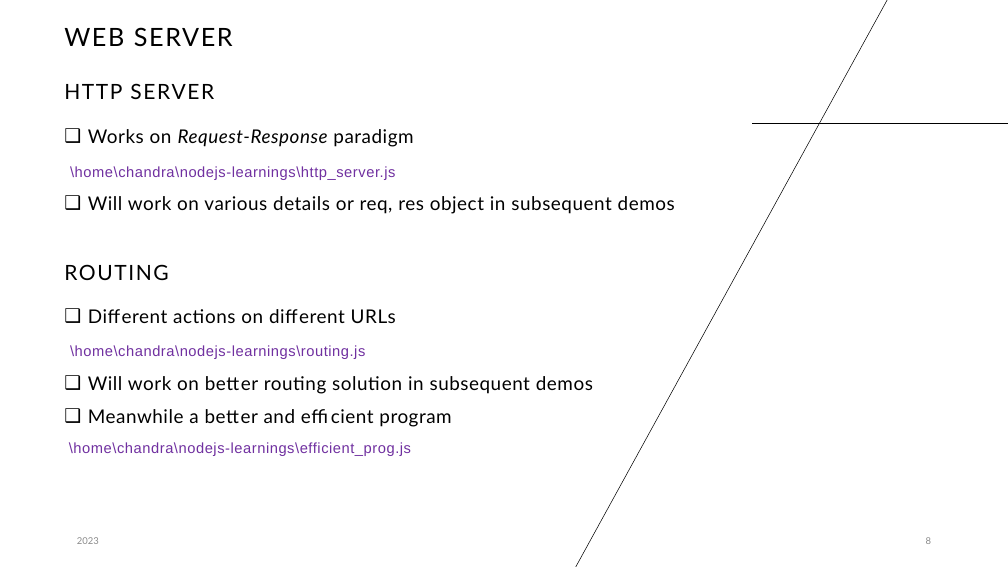
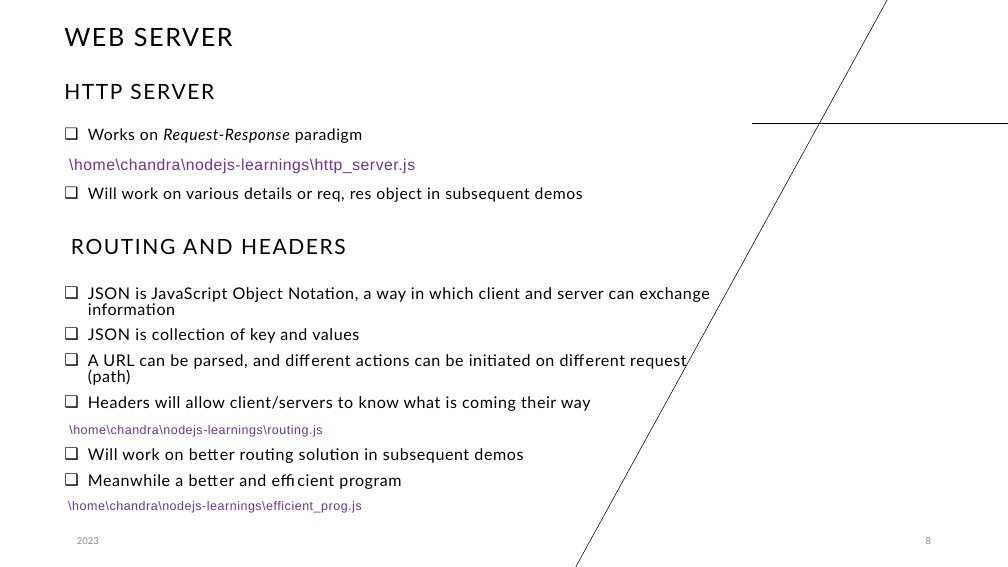
Before and after one commit to cbagade/devops_tutorials, a slide deck: slide 8 of nodejs-learnings/nodejs_learnings.pptx. Drawn at 1008x567 pixels with LibreOffice and Linux fonts; fonts in the diff are those of the drawing. Boxes give left, top, right and bottom in pixels: in the first picture for what was removed or moved away, otherwise in the second. Text is boxed around its words. In the diff, an @@ line names an element or a change of style, - is before the commit and + after.

```diff
--- a/nodejs-learnings/nodejs_learnings.pptx
+++ b/nodejs-learnings/nodejs_learnings.pptx
@@ text "Works on Request-Response paradigm" at <box>69,128,583,202</box>: size 18 to 15 pt in "Works on Request-Response paradigm", "Will work on various details or req, ..."; size 14 to 15 pt in "\home\chandra\nodejs-learnings\http_server.js" @@
@@ text at <box>71,238,346,254</box>: text changed @@
-ROUTING
+ROUTING AND HEADERS
@@ text "JSON is JavaScript Object Notation, ...": place and size @@
-text "JSON is JavaScript Object Notation, ..." at <box>69,309,593,456</box>
+text "JSON is JavaScript Object Notation, ..." at <box>68,287,710,513</box>
@@ text at <box>88,287,710,411</box>: text changed; size 18 to 15.3 pt @@
-❑ Different actions on different URLs
+❑ JSON is JavaScript Object Notation, a way in which client and server can exchange information
+❑ JSON is collection of key and values
+❑ A URL can be parsed, and different actions can be initiated on different request (path)
+❑ Headers will allow client/servers to know what is coming their way
@@ text at <box>68,425,523,513</box>: size 14 to 11.9 pt in "\home\chandra\nodejs-learnings\routing.js", "\home\chandra\nodejs-learnings\efficient_prog.js"; size 18 to 15.3 pt in "Will work on better routing solution in ...", "Meanwhile a better and efficient program"; line spacing 1 to 0.8; line spacing 1.1 to 0.9 @@
```
Also in this commit, not shown: 2 other slides changed, 1 slide added, 7 other files.
